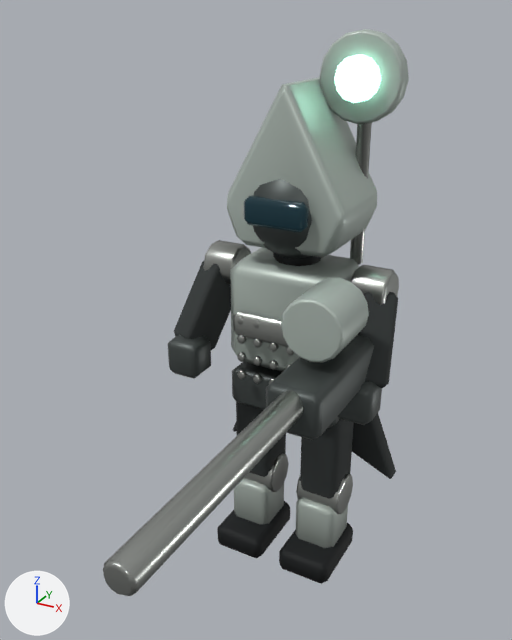
The glTF model github-io/public/models/watcher.glb as it was, and as the next commit left it.
One viewpoint serves both versions: a 50 mm lens placed at (1.42, -3.01, 2.85), pointed at (0.05, -0.52, 1.6). The axes (+X, +Y, +Z) are drawn at lower left. The lights are the same throughout. The older version comes first. Where no turn or scale is listed for an object, it has been applied to the vertices.

In view in the first picture: 'Arms.002', 'Barrel_long', 'Barrel_receiver', 'Boot.008', 'Boot.009', 'Hands.002', 'Helmet.003', 'Hood.001', 'Lens_disc.001', 'Pelvis.002', 'Rangefinder', 'Shoulder_joint.002', 'Split_cloak.001', 'Torso.002', 'Upper_leg.008', 'Upper_leg.009' and 10 more.
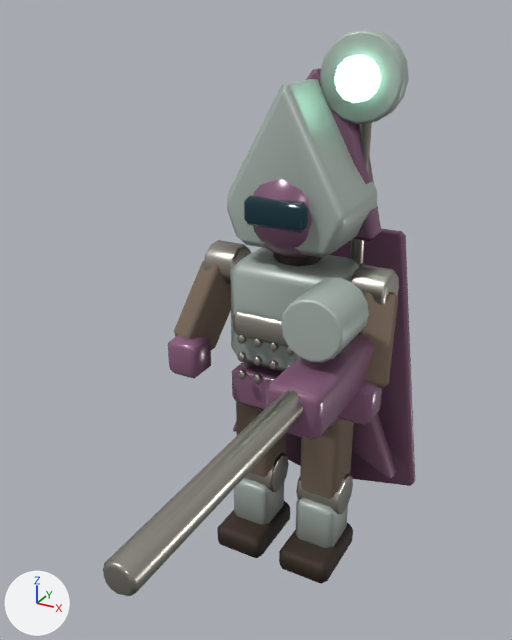
Boxes (x1, y1, x2, y2) around the edits, measured in the pictures (512 x 640 px):
'Long_cloak.001', added (purple)
    after: (285, 228, 415, 486)
'Barrel_receiver', recoloured (lighter)
    both: (266, 335, 374, 440)
'Arms.002', surface changed (lighter)
    both: (174, 261, 398, 388)
'Upper_leg.009', surface changed (lighter)
    both: (300, 419, 354, 499)
'Hands.002', recoloured
    both: (168, 334, 382, 425)
'Helmet.003', recoloured (lighter)
    both: (253, 178, 312, 259)
'Split_cloak.001', surface changed, recoloured (lighter)
    both: (233, 413, 396, 479)
'Hood_drape.001', added
    after: (306, 68, 381, 241)
'Pelvis.002', recoloured (lighter)
    both: (232, 362, 339, 428)
'Upper_leg.008', surface changed (lighter)
    both: (236, 401, 286, 477)

What changed in the scene script:
```text
Change mat_suit:
    where n2 = _N.new('ShaderNodeMix'); n2.name = 'Mix'
    n2.inputs[7].default_value: (0.0343, 0.0423, 0.0423, 1.0) -> (0.254, 0.181, 0.133, 1.0)  # 'B', dark grey #343a3a -> 'B', brown #8a7666
Add mat_armorveil:
    mat_armorveil = bpy.data.materials.new('ArmorVeil')
    # nodes: BsdfPrincipled, Mix, OutputMaterial, VertexColor
    # colours: purple #9c6c8e, mixed with the vertex colours
Change me_pelvis_002:
    where me_pelvis_002.from_pydata(...)  # 24 vertices, 44 faces; spans x -0.3..0.3, y -0.18..0.18, z 0.91..1.13
    remove me_pelvis_002.materials.append(mat_armor)
    add me_pelvis_002.materials.append(mat_armorveil)
Change me_helmet_003:
    where me_helmet_003.from_pydata(...)  # 86 vertices, 168 faces; spans x -0.245..0.245, y -0.27..0.22, z 1.745..2.235
    remove me_helmet_003.materials.append(mat_armor)
    add me_helmet_003.materials.append(mat_armorveil)
Change me_hands_002:
    where me_hands_002.from_pydata(...)  # 48 vertices, 88 faces; spans x -0.555..0.555, y -0.39..-0.21, z 1.12..1.32
    remove me_hands_002.materials.append(mat_armor)
    add me_hands_002.materials.append(mat_armorveil)
Change me_split_cloak_001:
    where me_split_cloak_001.from_pydata(...)  # 36 vertices, 64 faces; spans x -0.513..0.513, y 0.185..0.295, z 0.458..1.661
    remove me_split_cloak_001.materials.append(mat_suit)
    add me_split_cloak_001.materials.append(mat_armorveil)
Change me_barrel_receiver:
    where me_barrel_receiver.from_pydata(...)  # 24 vertices, 44 faces; spans x 0.245..0.495, y -0.825..0.025, z 1.27..1.49
    remove me_barrel_receiver.materials.append(mat_armor)
    add me_barrel_receiver.materials.append(mat_armorveil)
Add me_hood_drape_001:
    me_hood_drape_001.from_pydata(...)  # 26 vertices, 48 faces; spans x -0.333..0.333, y 0.12..0.28, z 1.82..2.596
    me_hood_drape_001.materials.append(mat_armorveil)
Add me_long_cloak_001:
    me_long_cloak_001.from_pydata(...)  # 28 vertices, 52 faces; spans x -0.6..0.6, y 0.33..0.59, z 0.22..1.77
    me_long_cloak_001.materials.append(mat_armorveil)
Add ob_hood_drape_001:
    ob_hood_drape_001 = bpy.data.objects.new('Hood_drape.001', me_hood_drape_001)
    ob_hood_drape_001.location = (0.0, 0.0, 0.0)
Add ob_long_cloak_001:
    ob_long_cloak_001 = bpy.data.objects.new('Long_cloak.001', me_long_cloak_001)
    ob_long_cloak_001.location = (0.0, 0.0, 0.0)
```
